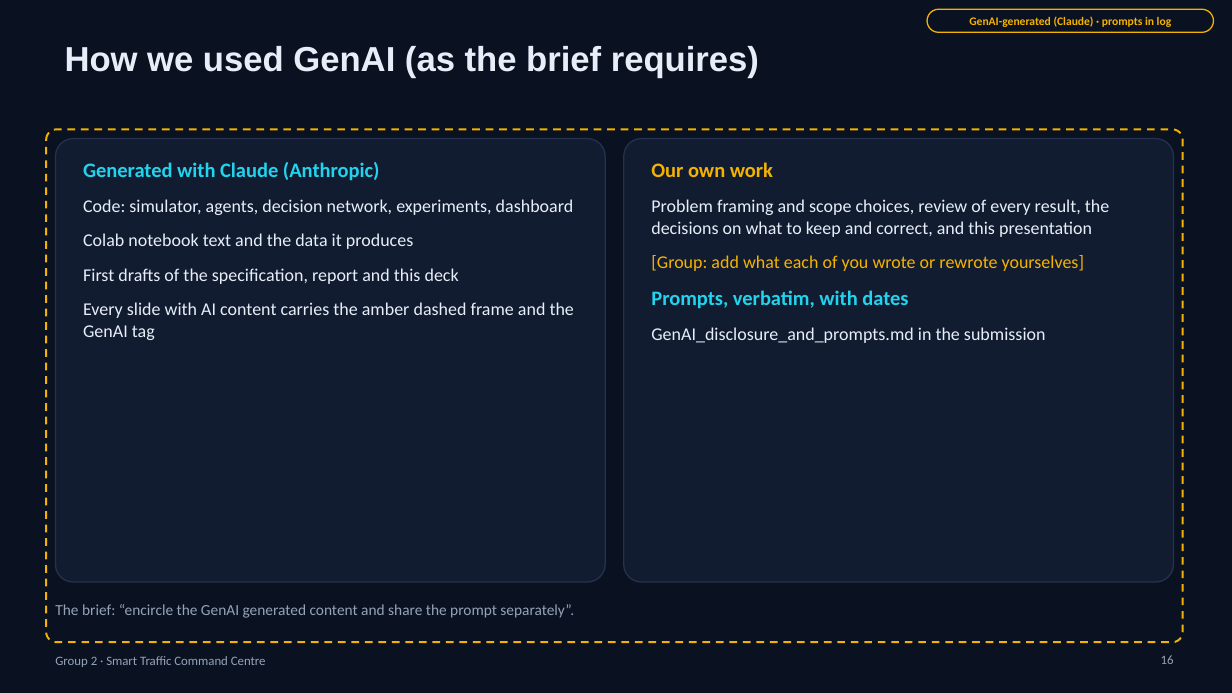
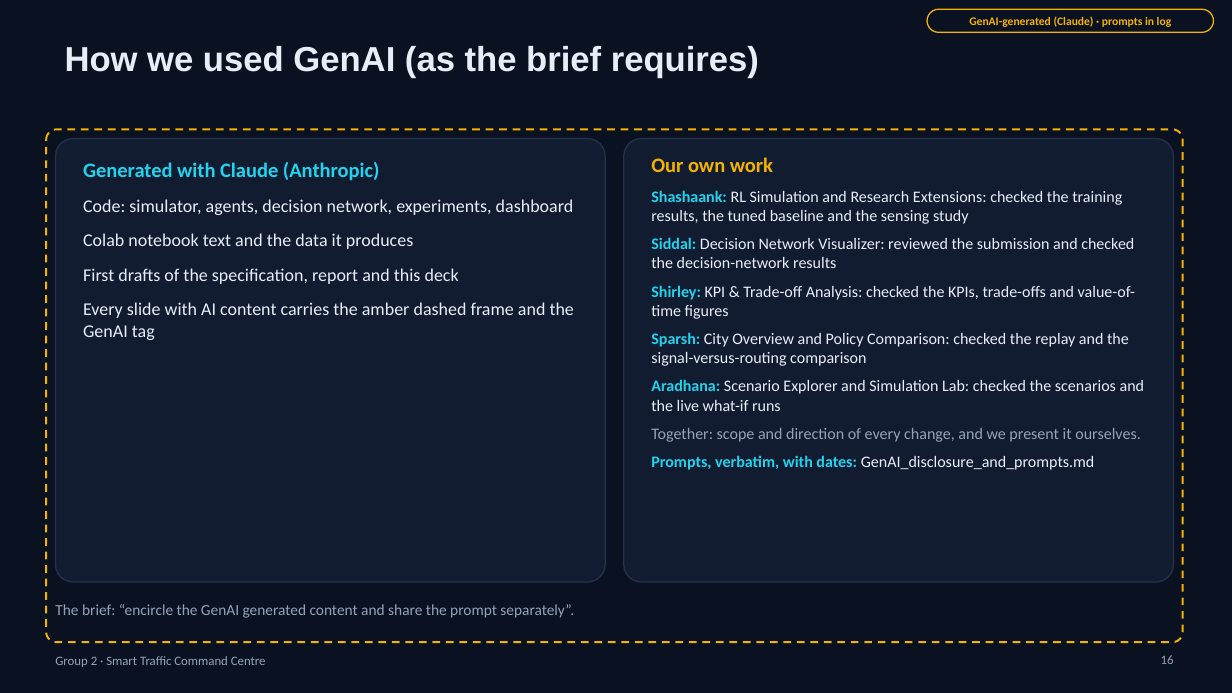
Before and after one commit to Sbot-c/Smart_Traffic_U, a slide deck: slide 16 of presentation/Smart_Traffic_Group2.pptx. Drawn at 1232x693 pixels with LibreOffice and Linux fonts; fonts in the diff are those of the drawing. Boxes give left, top, right and bottom in pixels: in the first picture for what was removed or moved away, otherwise in the second. Text is boxed around its words. In the diff, an @@ line names an element or a change of style, - is before the commit and + after.

```diff
--- a/presentation/Smart_Traffic_Group2.pptx
+++ b/presentation/Smart_Traffic_Group2.pptx
@@ text at box(651, 157, 773, 172): less space between paragraphs @@
@@ text at box(651, 190, 1144, 470): text changed; size 14 to 12.5 pt @@
-Problem framing and scope choices, review of every result, the decisions on what to keep and correct, and this presentation
-[Group: add what each of you wrote or rewrote yourselves]
-Prompts, verbatim, with dates
-GenAI_disclosure_and_prompts.md in the submission
+Shashaank: RL Simulation and Research Extensions: checked the training results, the tuned baseline and the sensing study
+Siddal: Decision Network Visualizer: reviewed the submission and checked the decision-network results
+Shirley: KPI & Trade-off Analysis: checked the KPIs, trade-offs and value-of-time figures
+Sparsh: City Overview and Policy Comparison: checked the replay and the signal-versus-routing comparison
+Aradhana: Scenario Explorer and Simulation Lab: checked the scenarios and the live what-if runs
+Together: scope and direction of every change, and we present it ourselves.
+Prompts, verbatim, with dates: GenAI_disclosure_and_prompts.md
```
Also in this commit, not shown: 1 other file.
